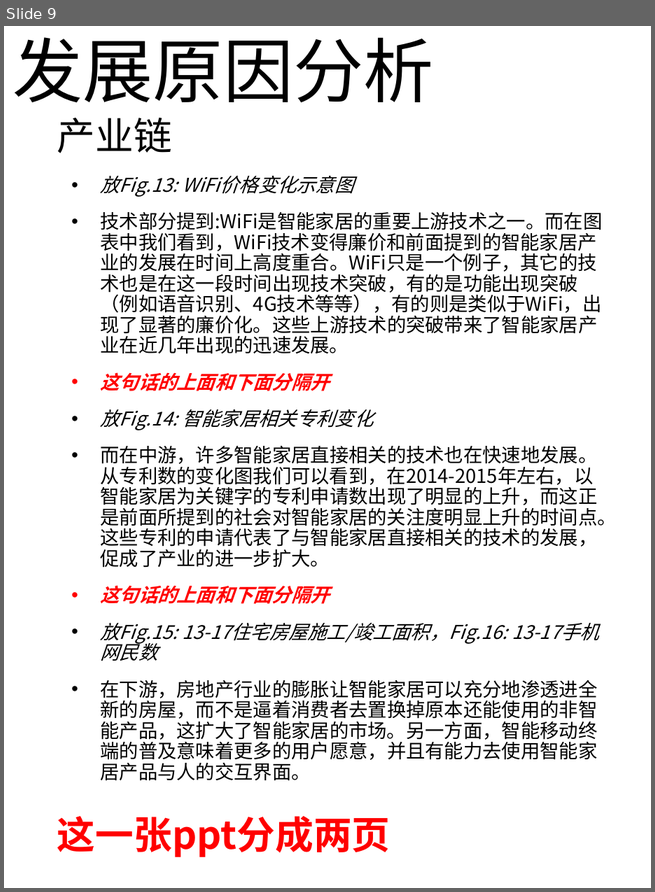
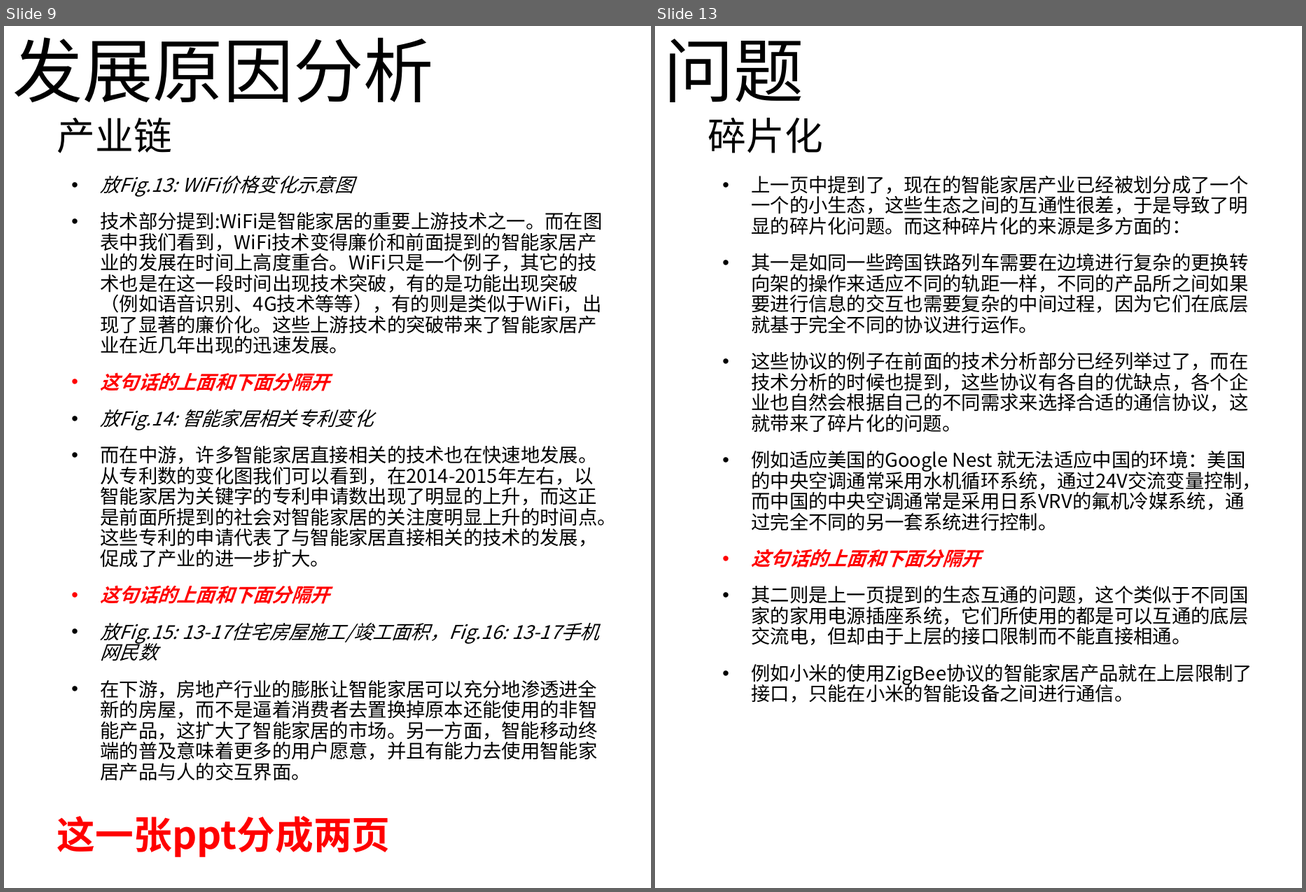
Before and after one commit to RLi43/Industry-Frontier, a slide deck: 市场/排版.pptx. Shown side by side, each under a label of ours: slide 9 before the commit, slides 9 and 13 after it; the slides between them are not shown. The pictures are 655x892 and 1306x892 pixels, drawn with LibreOffice and Linux fonts; fonts in the diff are those of the drawing. Boxes give left, top, right and bottom in pixels: in the first picture for what was removed or moved away, otherwise in the second. Text is boxed around its words. In the diff, an @@ line names an element or a change of style, - is before the commit and + after.

Commit message:
问题部分还剩最后一个，后面的感觉都需要整理了。.md文件中有新问题，标识为加粗双斜线了

```diff
--- a/市场/排版.pptx
+++ b/市场/排版.pptx
@@ slide 13 added at (x1=655, y1=26, x2=1302, y2=888), background #FFFFFF @@
@@ title added at (x1=663, y1=39, x2=804, y2=102), 58.7 pt, text #000000 @@
+问题
@@ text added at (x1=708, y1=118, x2=823, y2=153), 32 pt, text #000000 @@
+碎片化
@@ text added at (x1=751, y1=176, x2=1261, y2=703), 16 pt, text #000000 @@
+• 上一页中提到了，现在的智能家居产业已经被划分成了一个一个的小生态，这些生态之间的互通性很差，于是导致了明显的碎片化问题。而这种碎片化的来源是多方面的：
+• 其一是如同一些跨国铁路列车需要在边境进行复杂的更换转向架的操作来适应不同的轨距一样，不同的产品所之间如果要进行信息的交互也需要复杂的中间过程，因为它们在底层就基于完全不同的协议进行运作。
+• 这些协议的例子在前面的技术分析部分已经列举过了，而在技术分析的时候也提到，这些协议有各自的优缺点，各个企业也自然会根据自己的不同需求来选择合适的通信协议，这就带来了碎片化的问题。
+• 例如适应美国的Google Nest 就无法适应中国的环境：美国的中央空调通常采用水机循环系统，通过24V交流变量控制，而中国的中央空调通常是采用日系VRV的氟机冷媒系统，通过完全不同的另一套系统进行控制。
+• 这句话的上面和下面分隔开
+• 其二则是上一页提到的生态互通的问题，这个类似于不同国家的家用电源插座系统，它们所使用的都是可以互通的底层交流电，但却由于上层的接口限制而不能直接相通。
+• 例如小米的使用ZigBee协议的智能家居产品就在上层限制了接口，只能在小米的智能设备之间进行通信。
```
Also in this commit, not shown: 4 slides changed, 3 other slides added, 1 other file.
